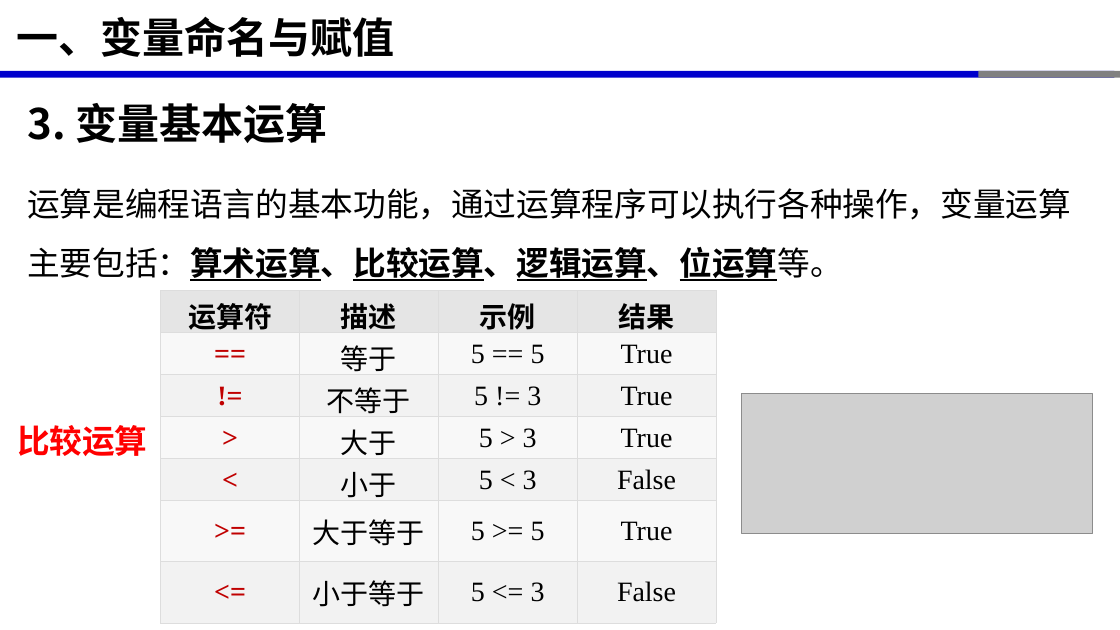
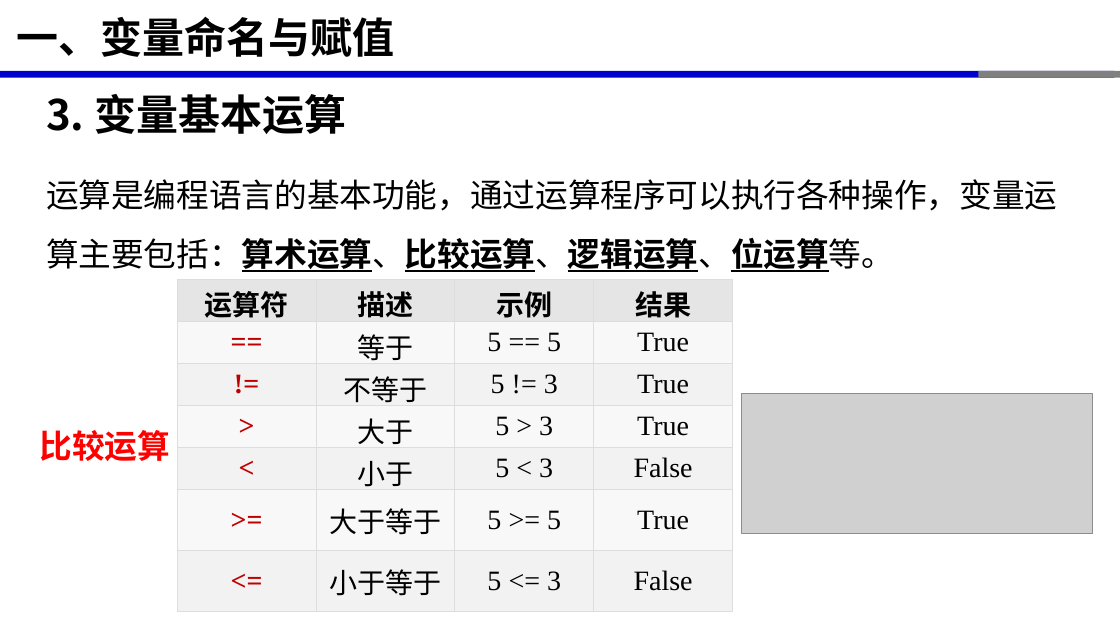
Before and after one commit to xinluo2018/programming-basics, a slide deck: slide 11 of 第2章-变量与数据类型/第2章-变量与数据类型.pptx. Drawn at 1120x630 pixels with LibreOffice and Linux fonts; fonts in the diff are those of the drawing; grey boxes stand for pictures. Boxes give left, top, right and bottom in pixels: in the first picture for what was removed or moved away, otherwise in the second. Text is boxed around its words. In the diff, an @@ line names an element or a change of style, - is before the commit and + after.

```diff
--- a/第2章-变量与数据类型/第2章-变量与数据类型.pptx
+++ b/第2章-变量与数据类型/第2章-变量与数据类型.pptx
@@ text "3. 变量基本运算": place and size @@
-text "3. 变量基本运算" at [27,103,1071,281]
+text "3. 变量基本运算" at [46,94,1057,272]
@@ text "3. 变量基本运算" at [46,94,1057,272]: highlight #FFFFFF to none; bold off in "运算是编程语言的基本功能，通过运算程序可以执行各种操作，变量运算主要包括：算术运算、比较运算、逻辑运算、位运算等。"; line spacing 1.5 to 1 @@
@@ table: place and size @@
-table at [160,291,715,623]
+table at [177,280,732,612]
@@ text "比较运算": place and size @@
-text "比较运算" at [17,425,148,456]
+text "比较运算" at [40,430,171,461]
```
Also in this commit, not shown: 10 other slides changed, 2 slides added, 18 other files.
